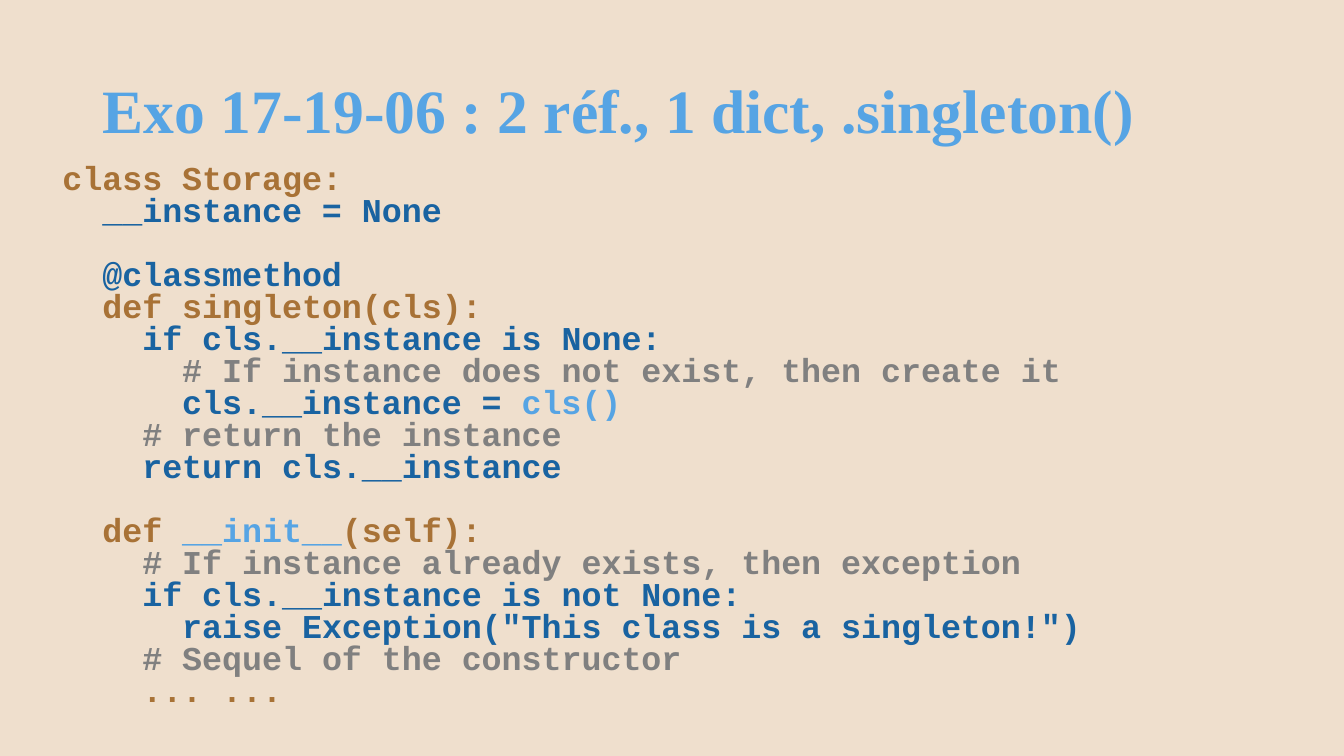
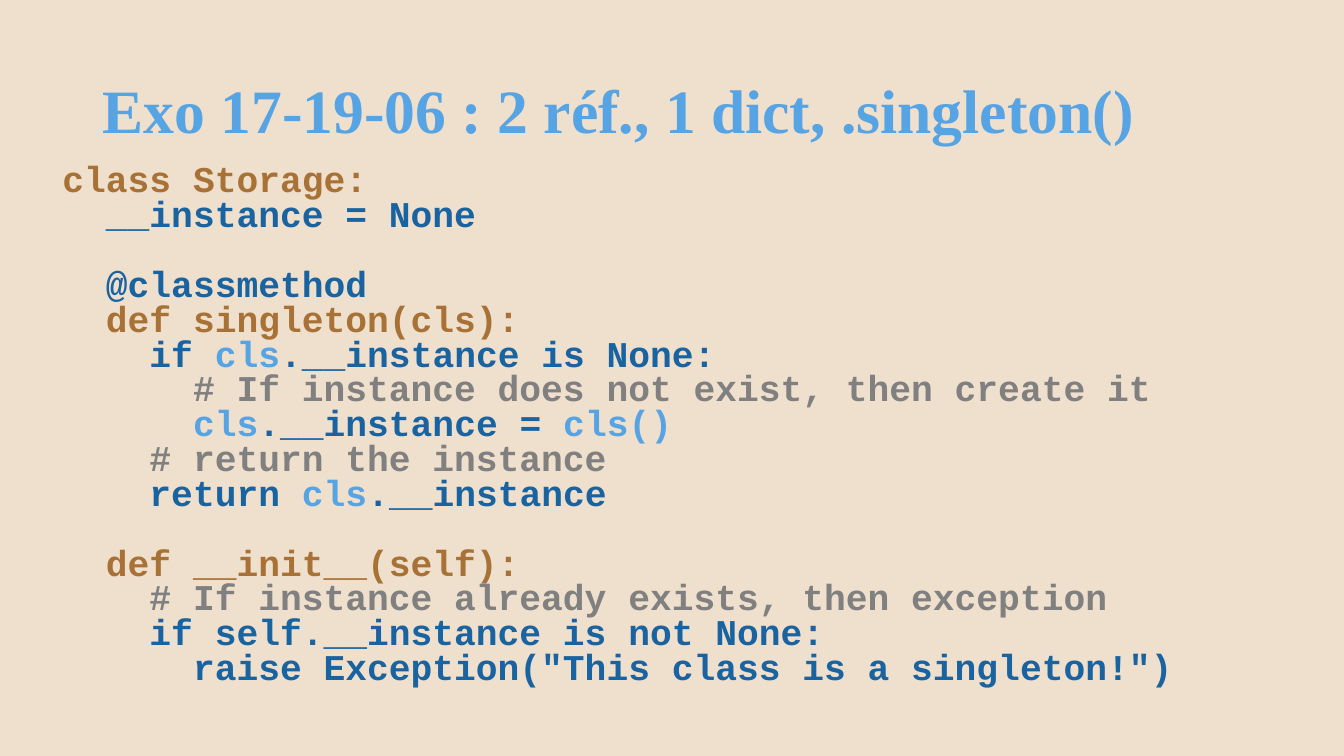
Before and after one commit to AlainWafflard/4IPO3, a slide deck: slide 65 of syllabus/17-POO-design-pattern/17_syllabus.pptx. Drawn at 1344x756 pixels with LibreOffice and Linux fonts; fonts in the diff are those of the drawing; background and template pictures are left out. Boxes give left, top, right and bottom in pixels: in the first picture for what was removed or moved away, otherwise in the second. Text is boxed around its words. In the diff, an @@ line names an element or a change of style, - is before the commit and + after.

```diff
--- a/syllabus/17-POO-design-pattern/17_syllabus.pptx
+++ b/syllabus/17-POO-design-pattern/17_syllabus.pptx
@@ text at <box>62,167,1172,688</box>: size 23.8 to 25.9 pt; text colour #1963A1 to #56A4E4 in "cls.__instance", "cls.__instance", "cls.__instance"; text colour #56A4E4 to #A87236 in "__init__(self):" @@
@@ text at <box>149,620,824,656</box>: text changed; size 23.8 to 25.9 pt @@
-if cls.__instance is not None:
+if self.__instance is not None:
@@ text at <box>182,646,682,677</box>: paragraphs removed @@
-# Sequel of the constructor
-... ...
```
Also in this commit, not shown: 2 other slides changed, 8 other files.
